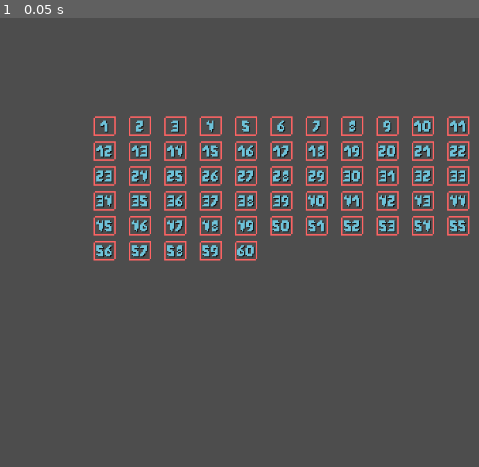
Above: before the commit, frame 1.
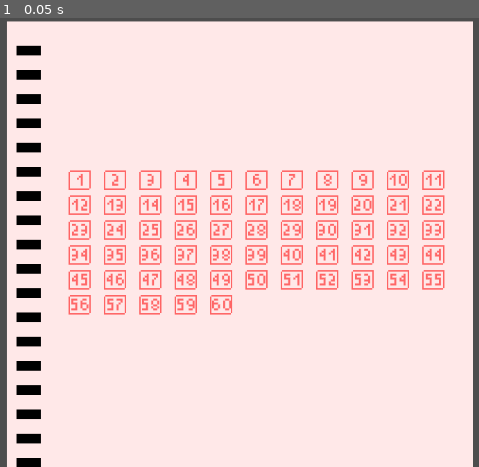
Above: after the commit, the same moment.

Repository: loudercake/flottery
Game: Godot game, scene res://scenes/main.tscn
Same seed, same stepped clock (60 frames per second), same inputs: the game is played once before the commit and once after it.
Inputs:
- Up to frame 1 (0.05 s): no input

The runs differ from the first frame. In frame 1, 97% of the frame differs, in the area x 1-99%, y 0-100%.
Error after the commit: Parse Error: Preload file "res://resources/blessings/testreveal.tres" does not exist. (res://scripts/blessings_manager.gd:15)

Commit message:
reveal ticket numbers mechanic

Diff:
--- a/project.godot
+++ b/project.godot
@@ -17,7 +17,7 @@
 
 [autoload]
 
-Money="*res://scripts/money.gd"
+globals="*res://scripts/globals.gd"
 
 [rendering]
 
--- a/scenes/game_controller.tscn
+++ b/scenes/game_controller.tscn
@@ -8,15 +8,13 @@
 
 [node name="Controller" type="Node"]
 script = ExtResource("1_ts4rt")
-loto = ExtResource("4_rc0pn")
 
 [node name="Blessings" parent="." instance=ExtResource("1_ipgai")]
-blessings = null
 
 [node name="Lottery" parent="." instance=ExtResource("2_1yihr")]
-loto = ExtResource("4_rc0pn")
 
 [node name="Ticket" parent="." instance=ExtResource("5_h843c")]
 loto = ExtResource("4_rc0pn")
 
+[connection signal="reveal_number" from="Blessings" to="." method="_on_blessings_reveal_number"]
 [connection signal="lottery" from="Lottery" to="." method="_on_lottery_lottery"]
--- a/scenes/main.tscn
+++ b/scenes/main.tscn
@@ -1,7 +1,8 @@
-[gd_scene load_steps=3 format=3 uid="uid://2d0lguf72os0"]
+[gd_scene load_steps=4 format=3 uid="uid://2d0lguf72os0"]
 
 [ext_resource type="PackedScene" uid="uid://5bhlkrpkyp7v" path="res://scenes/game_controller.tscn" id="1_o5qli"]
 [ext_resource type="PackedScene" uid="uid://jvh21a66l2pj" path="res://scenes/ticket_ui.tscn" id="3_jyhfs"]
+[ext_resource type="Texture2D" uid="uid://ujkxkwaqhmai" path="res://assets/ui/cartela.PNG" id="3_sugp2"]
 
 [node name="Main" type="Control"]
 layout_mode = 3
@@ -13,16 +14,28 @@
 
 [node name="Controller" parent="." instance=ExtResource("1_o5qli")]
 
+[node name="TextureRect" type="TextureRect" parent="."]
+layout_mode = 1
+anchors_preset = -1
+anchor_left = 0.1875
+anchor_top = 0.0077160494
+anchor_right = 0.6041667
+anchor_bottom = 0.99537045
+offset_right = -384.0
+offset_bottom = -512.00006
+grow_horizontal = 2
+grow_vertical = 2
+scale = Vector2(7, 7)
+texture = ExtResource("3_sugp2")
+metadata/_edit_use_anchors_ = true
+
 [node name="cartela" parent="." instance=ExtResource("3_jyhfs")]
 layout_mode = 1
 anchors_preset = -1
-anchor_left = 0.3454861
-anchor_top = 0.4382716
-anchor_right = 0.7170139
-anchor_bottom = 0.54320985
 offset_left = 0.0
 offset_top = 0.0
 offset_right = 0.0
 offset_bottom = 0.0
-grow_vertical = 0
 metadata/_edit_use_anchors_ = true
+
+[connection signal="reveal_number" from="Controller" to="cartela" method="_on_controller_reveal_number"]
--- a/scenes/number_button.tscn
+++ b/scenes/number_button.tscn
@@ -2,7 +2,7 @@
 
 [ext_resource type="Texture2D" uid="uid://cqaq5tu2j54kw" path="res://assets/ui/numbox.png" id="1_f1ayh"]
 [ext_resource type="Script" uid="uid://dcuwd3mciniyr" path="res://scripts/number_button.gd" id="2_2cqxa"]
-[ext_resource type="LabelSettings" uid="uid://dqgu1aadgtlw6" path="res://resources/number_style/gambling.tres" id="3_f1ayh"]
+[ext_resource type="LabelSettings" uid="uid://ct0lkumxheue4" path="res://resources/number_style/normal.tres" id="3_f1ayh"]
 
 [node name="numero" type="TextureButton"]
 offset_right = 32.0
@@ -20,7 +20,7 @@
 offset_bottom = 8.0
 grow_vertical = 2
 
-[node name="Label" type="Label" parent="CenterContainer"]
+[node name="label" type="Label" parent="CenterContainer"]
 texture_filter = 1
 layout_mode = 2
 text = "00"
--- a/scripts/blessings/aceupsleeve.gd
+++ b/scripts/blessings/aceupsleeve.gd
@@ -1,8 +1,7 @@
 extends Blessing
 
 func _modify_range(number_range: Array, index: int) -> Array:
-	if !activated:
-		activated = true
+	if index == 1:
 		modified_range.emit(name, index)
 		if (!number_range.has(1) and !number_range.has(11)) or (number_range.has(1) and number_range.has(11)):
 			return [[1,11].pick_random()]
--- a/scripts/blessings_manager.gd
+++ b/scripts/blessings_manager.gd
@@ -4,18 +4,23 @@
 
 enum BLESSING_TYPE {
 	RANGE_MODIFIED,
-	CARTELA_MODIFIED
+	NUMBER_REVEALED
 }
 
 signal blessing_trigger(type: BLESSING_TYPE, name: String, index: int)
 
+signal reveal_number(number: int, style: LabelSettings)
+
 func  _ready() -> void:
-	pass
-	# add_blessing(preload("res://resources/blessings/aceupsleeve.tres"))
+	add_blessing(preload("res://resources/blessings/testreveal.tres"))
 
 func add_blessing(blessing: Blessing):
 	blessings.append(blessing)
 	blessing.connect("modified_range", _range_modified)
+	blessing.connect("reveal_number", _reveal_number)
+
+func remove_blessing(blessing: Blessing):
+	blessings.erase(blessing)
 
 func modify_range(numbers_range: Array, index: int) -> Array:
 	var new_numbers := numbers_range
@@ -24,7 +29,14 @@
 	return new_numbers
 
 func _range_modified(blessing_name: String, index: int):
-	print("bleeeh")
 	print(blessing_name)
 	print(index)
 	blessing_trigger.emit(BLESSING_TYPE.RANGE_MODIFIED, blessing_name, index)
+
+func reveal_numbers():
+	for blessing in blessings:
+		blessing._reveal_number_ticket(globals.loto.get_number_range())
+
+func _reveal_number(number: int, style: LabelSettings):
+	print("a")
+	reveal_number.emit(number, style)
--- a/scripts/game_controller.gd
+++ b/scripts/game_controller.gd
@@ -1,6 +1,6 @@
 extends Node
 
-@export var loto: Loto = load("res://resources/lotos/default.tres")
+signal reveal_number(number: int, style: LabelSettings)
 
 func get_lottery_node():
 	return $Lottery
@@ -12,12 +12,14 @@
 	return $Ticket
 
 func update_loto(resource: Loto):
-	$Lottery.update_loto(resource)
-	$Ticket.update_loto(resource)
+	globals.loto = resource
 
 func _ready() -> void:
-	update_loto(loto)
+	pass
 
+func _on_lottery_lottery() -> void:
+	await get_tree().create_timer(1).timeout
+	get_blessings_node().reveal_numbers()
 
-func _on_lottery_lottery(numbers: Array) -> void:
-	print(numbers)
+func _on_blessings_reveal_number(number: int, style: LabelSettings) -> void:
+	reveal_number.emit(number, style)
--- a/scripts/lottery_manager.gd
+++ b/scripts/lottery_manager.gd
@@ -2,17 +2,11 @@
 
 @onready var blessings = $"../Blessings"
 
-@export var loto: Loto = load("res://resources/lotos/default.tres")
+signal lottery()
 
-signal lottery(numbers: Array)
-
-var numbers := []
-
-func update_loto(resource: Resource):
-	loto = resource
 
 func _ready() -> void:
-	full_lottery(loto.numbers, loto.get_number_range())
+	full_lottery(globals.loto.numbers, globals.loto.get_number_range())
 
 func draw_random(number_range: Array, index: int) -> int:
 	var local_numbers = blessings.modify_range(number_range, index)
@@ -26,5 +20,5 @@
 		var drawn_number = draw_random(local_range, i)
 		lottery_numbers.append(drawn_number)
 		local_range.erase(drawn_number)
-	numbers = lottery_numbers
-	lottery.emit(lottery_numbers)
+	globals.drawn_numbers = lottery_numbers
+	lottery.emit()
--- a/scripts/money.gd
+++ /dev/null
@@ -1,3 +0,0 @@
-extends Node
-
-var money: int = 0
--- a/scripts/number_button.gd
+++ b/scripts/number_button.gd
@@ -5,7 +5,10 @@
 signal number_checked(number: int)
 
 func _ready() -> void:
-	$CenterContainer/Label.text = str(number)
+	$CenterContainer/label.text = str(number)
 
 func _on_pressed() -> void:
 	emit_signal("number_checked", number)
+
+func change_style(style: LabelSettings):
+	$CenterContainer/label.label_settings = style
--- a/scripts/res_blessing.gd
+++ b/scripts/res_blessing.gd
@@ -8,13 +8,17 @@
 @export_enum("Common", "Uncommon", "Rare") var rarity := 0
 
 signal modified_range(name: String, index: int)
+signal reveal_number(number: int, style: LabelSettings)
 
 var activated := false
 var activation_amount := 1
 
 func _modify_range(number_range: Array, index: int) -> Array:
+	return number_range
+
+func _reveal_number_ticket(number_range: Array):
 	print(number_range)
-	return number_range
+	return
 
 func _reset():
 	activated = false
--- a/scripts/ticket_manager.gd
+++ b/scripts/ticket_manager.gd
@@ -3,6 +3,8 @@
 @export var loto: Loto = load("res://resources/lotos/default.tres")
 
 @onready var lottery = $"../Lottery"
+
+signal reveal_number(number: int, style: LabelSettings)
 
 var numbers: Array
 
@@ -24,4 +26,4 @@
 	return correct_numbers
 
 func earn_award(numbers_gotten: int):
-	Money.money += loto.prizes[numbers_gotten]
+	globals.money += loto.prizes[numbers_gotten]
--- a/scripts/ticket_ui.gd
+++ b/scripts/ticket_ui.gd
@@ -17,10 +17,11 @@
 func _pressed(num: int):
 	ticket_manager.add_number(num)
 
-func get_numbers() -> Array[Node]:
-	return get_children()
+func reveal_number_ticket(number: int, style: LabelSettings):
+	for node in get_children():
+		if node.number == number:
+			node.change_style(style) # i know this is bad please find it inyour heart to forgive me :(((((
 
-func change_number_style(number: int, style: LabelSettings):
-	for node in get_numbers():
-		if node.number == number:
-			node.get_child(0).get_child(0).label_setting = style # i know this is bad please find it inyour heart to forgive me :(((((
+
+func _on_controller_reveal_number(number: int, style: LabelSettings) -> void:
+	reveal_number_ticket(number, style)
Not shown, removed: scripts/money.gd.uid
